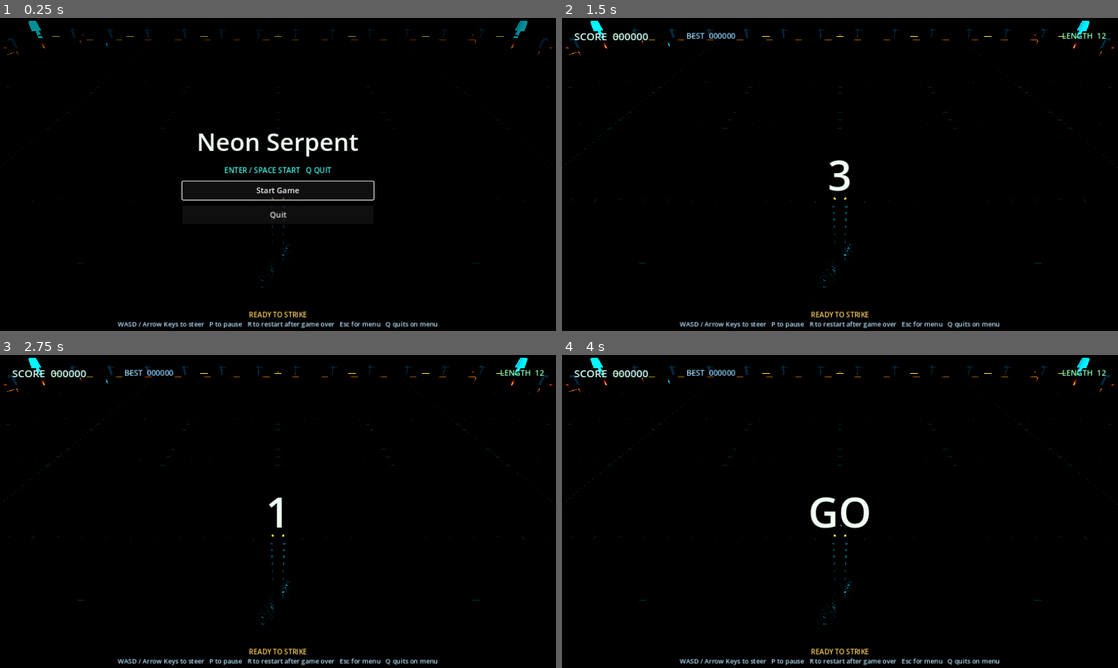
Above: before the commit, frames 1-4 (two rows, left to right).
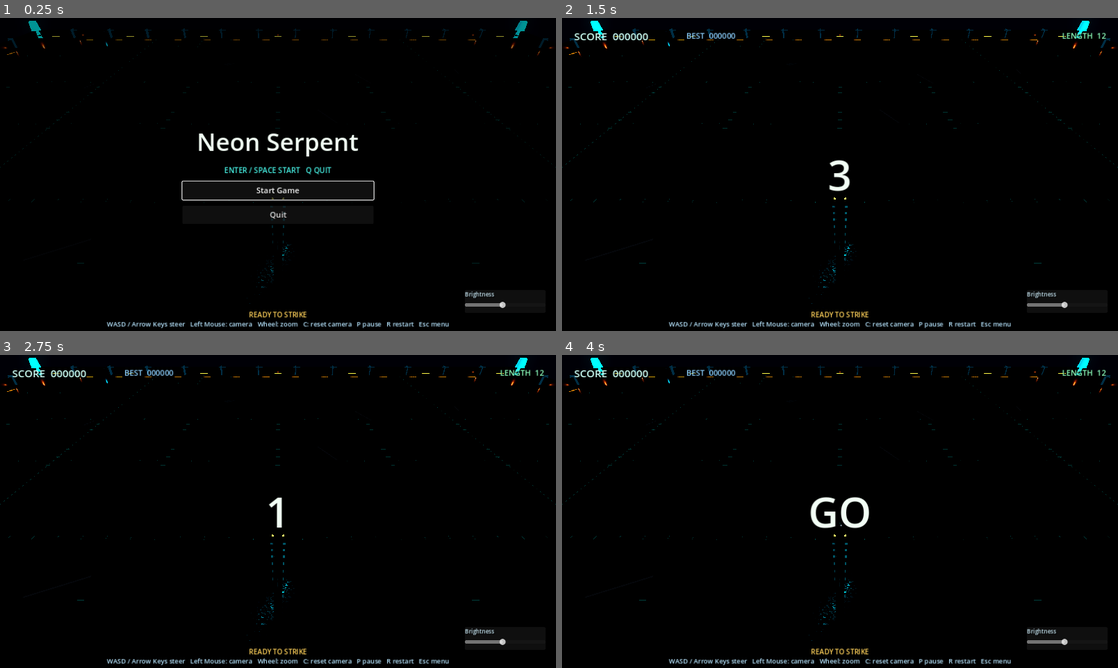
Above: after the commit, the same moments.

Repository: Ken8675309/snake_2026
Game: Godot game, scene res://scenes/Main.tscn
Two runs of this game, one before a commit and one after it. Both use one fixed random seed, a clock stepped at 60 frames per second and the inputs below.
Inputs (mouse positions are in pixels of both pictures, inside the frame that each line leads up to):
- Up to frame 1 (0.25 s): no input
- Up to frame 2 (1.5 s): click "Start Game" at 0.5 s; tap Enter (menu_accept) at 1.25 s; move the mouse to (962, 158) at 1.27 s; hold D (move_right) from 1.28 s (still down); hold C from 1.28 s (still down); click (962, 158) at 1.42 s
- Up to frame 3 (2.75 s): release D (move_right) at 2 s; release C at 2 s; tap R (restart) at 2 s; drag from (166, 527) to (250, 574) at 2.02 s
- Up to frame 4 (4 s): move the mouse to (895, 442) at 2.77 s; hold D (move_right) 2.78-3.5 s; hold C 2.78-3.5 s; click (895, 442) at 2.92 s; tap Enter (menu_accept) at 3.5 s; drag from (812, 574) to (673, 464) at 3.52 s

The runs differ from the first frame. In frame 1, 0.8% of the frame differs, in the area x 19-91%, y 87-100%; in frame 2, 0.9%; in frame 3, 0.9%; in frame 4, 0.9%, in the area x 1-91%, y 6-100%.

Commit message:
Add brightness control and mouse camera controls

Diff:
--- a/scripts/arena_builder.gd
+++ b/scripts/arena_builder.gd
@@ -12,6 +12,7 @@
 @export var panel_step: float = 8.0
 @export var accent_spacing: float = 8.0
 @export var floor_plate_step: float = 13.0
+@export var default_brightness: float = 1.2
 
 var floor_material: StandardMaterial3D
 var floor_plate_material: StandardMaterial3D
@@ -25,6 +26,7 @@
 var rubber_material: StandardMaterial3D
 var bolt_material: StandardMaterial3D
 var vent_material: StandardMaterial3D
+var _environment: Environment
 
 
 func _ready() -> void:
@@ -46,6 +48,15 @@
 	return Vector3(randf_range(-usable, usable), 0.48, randf_range(-usable, usable))
 
 
+func set_brightness(value: float) -> void:
+	default_brightness = clampf(value, 0.5, 2.0)
+	if _environment == null:
+		return
+	_environment.tonemap_exposure = 1.2 * default_brightness
+	_environment.ambient_light_energy = 0.34 * default_brightness
+	_environment.glow_intensity = 0.34 + default_brightness * 0.18
+
+
 func _clear_children() -> void:
 	for child in get_children():
 		child.queue_free()
@@ -53,19 +64,19 @@
 
 func _build_materials() -> void:
 	floor_material = StandardMaterial3D.new()
-	floor_material.albedo_color = Color(0.011, 0.012, 0.014, 1.0)
+	floor_material.albedo_color = Color(0.024, 0.026, 0.029, 1.0)
 	floor_material.metallic = 0.9
 	floor_material.roughness = 0.13
 	floor_material.emission_enabled = true
-	floor_material.emission = Color(0.0, 0.006, 0.012)
-	floor_material.emission_energy_multiplier = 0.08
+	floor_material.emission = Color(0.006, 0.008, 0.011)
+	floor_material.emission_energy_multiplier = 0.12
 	floor_material.normal_enabled = true
 	floor_material.normal_scale = 0.22
 	floor_material.normal_texture = _make_noise_texture(0.18, 5)
 	floor_material.roughness_texture = _make_noise_texture(0.075, 6)
 
 	floor_plate_material = StandardMaterial3D.new()
-	floor_plate_material.albedo_color = Color(0.022, 0.025, 0.028, 1.0)
+	floor_plate_material.albedo_color = Color(0.036, 0.039, 0.043, 1.0)
 	floor_plate_material.metallic = 0.86
 	floor_plate_material.roughness = 0.18
 	floor_plate_material.normal_enabled = true
@@ -150,13 +161,13 @@
 	environment.name = "CinematicEnvironment"
 	var env := Environment.new()
 	env.background_mode = Environment.BG_COLOR
-	env.background_color = Color(0.001, 0.002, 0.004)
+	env.background_color = Color(0.004, 0.006, 0.011)
 	env.ambient_light_source = Environment.AMBIENT_SOURCE_COLOR
-	env.ambient_light_color = Color(0.012, 0.018, 0.026)
-	env.ambient_light_energy = 0.24
+	env.ambient_light_color = Color(0.045, 0.052, 0.062)
+	env.ambient_light_energy = 0.34
 	env.tonemap_mode = Environment.TONE_MAPPER_FILMIC
-	env.tonemap_exposure = 1.18
-	env.tonemap_white = 1.18
+	env.tonemap_exposure = 1.2
+	env.tonemap_white = 1.22
 	env.glow_enabled = true
 	env.glow_intensity = 0.5
 	env.glow_strength = 0.95
@@ -164,6 +175,8 @@
 	env.ssao_enabled = true
 	env.ssao_radius = 3.0
 	env.ssao_intensity = 1.55
+	_environment = env
+	set_brightness(default_brightness)
 	environment.environment = env
 	add_child(environment)
 
@@ -259,7 +272,7 @@
 	var key := DirectionalLight3D.new()
 	key.name = "KeyLight"
 	key.rotation_degrees = Vector3(-58.0, 35.0, 0.0)
-	key.light_energy = 0.42
+	key.light_energy = 0.58
 	key.light_color = Color(0.78, 0.84, 0.95)
 	key.shadow_enabled = true
 	add_child(key)
@@ -268,7 +281,7 @@
 	fill.name = "CenterNeonFill"
 	fill.position = Vector3(0.0, 8.0, 0.0)
 	fill.light_color = Color(0.0, 0.82, 0.95)
-	fill.light_energy = 0.7
+	fill.light_energy = 0.95
 	fill.omni_range = arena_half_extent * 0.65
 	add_child(fill)
 
--- a/scripts/camera_controller.gd
+++ b/scripts/camera_controller.gd
@@ -9,6 +9,12 @@
 @export var zoom_speed_influence: float = 1.2
 @export var shake_decay: float = 7.5
 @export var target_lag: float = 5.0
+@export var mouse_sensitivity: float = 0.008
+@export var wheel_zoom_step: float = 1.8
+@export var min_zoom_distance: float = 10.0
+@export var max_zoom_distance: float = 42.0
+@export var min_pitch_degrees: float = 24.0
+@export var max_pitch_degrees: float = 68.0
 
 var target: Node3D
 var _camera: Camera3D
@@ -17,9 +23,14 @@
 var _last_target_position: Vector3 = Vector3.ZERO
 var _smoothed_target_position: Vector3 = Vector3.ZERO
 var _target_speed: float = 0.0
+var _orbit_yaw: float = 0.0
+var _orbit_pitch: float = 0.0
+var _orbit_distance: float = 0.0
+var _dragging_camera: bool = false
 
 
 func _ready() -> void:
+	_reset_orbit_values()
 	_camera = Camera3D.new()
 	_camera.name = "GameCamera"
 	_camera.current = true
@@ -29,16 +40,37 @@
 	add_child(_camera)
 
 
+func _unhandled_input(event: InputEvent) -> void:
+	if event is InputEventMouseButton:
+		var mouse_button := event as InputEventMouseButton
+		if mouse_button.button_index == MOUSE_BUTTON_LEFT:
+			_dragging_camera = mouse_button.pressed
+		elif mouse_button.pressed and mouse_button.button_index == MOUSE_BUTTON_WHEEL_UP:
+			_orbit_distance = clampf(_orbit_distance - wheel_zoom_step, min_zoom_distance, max_zoom_distance)
+		elif mouse_button.pressed and mouse_button.button_index == MOUSE_BUTTON_WHEEL_DOWN:
+			_orbit_distance = clampf(_orbit_distance + wheel_zoom_step, min_zoom_distance, max_zoom_distance)
+	elif event is InputEventMouseMotion and _dragging_camera:
+		var motion := event as InputEventMouseMotion
+		_orbit_yaw -= motion.relative.x * mouse_sensitivity
+		_orbit_pitch = clampf(
+			_orbit_pitch - motion.relative.y * mouse_sensitivity,
+			deg_to_rad(min_pitch_degrees),
+			deg_to_rad(max_pitch_degrees)
+		)
+
+
 func _process(delta: float) -> void:
 	if target == null:
 		return
+	if Input.is_key_pressed(KEY_C):
+		_reset_orbit_values()
 
 	var target_position := _get_target_position()
 	_target_speed = lerpf(_target_speed, target_position.distance_to(_last_target_position) / maxf(delta, 0.001), 0.12)
 	_last_target_position = target_position
 	_smoothed_target_position = _smoothed_target_position.lerp(target_position, clampf(target_lag * delta, 0.0, 1.0))
 
-	var desired_offset := Vector3(0.0, follow_height, follow_distance)
+	var desired_offset := _get_orbit_offset()
 	var desired_position := _smoothed_target_position + desired_offset
 	global_position = global_position.lerp(desired_position, clampf(smoothness * delta, 0.0, 1.0))
 
@@ -69,7 +101,8 @@
 	_smoothed_target_position = _last_target_position
 	_target_speed = 0.0
 	_shake_strength = 0.0
-	global_position = _last_target_position + Vector3(0.0, follow_height, follow_distance)
+	_reset_orbit_values()
+	global_position = _last_target_position + _get_orbit_offset()
 	if _camera != null:
 		_camera.position = Vector3.ZERO
 		_camera.fov = base_fov
@@ -92,3 +125,18 @@
 	if target.has_method("get_direction"):
 		return target.get_direction()
 	return -target.global_transform.basis.z
+
+
+func _reset_orbit_values() -> void:
+	_orbit_yaw = 0.0
+	_orbit_distance = clampf(sqrt(follow_distance * follow_distance + follow_height * follow_height), min_zoom_distance, max_zoom_distance)
+	_orbit_pitch = clampf(atan2(follow_height, follow_distance), deg_to_rad(min_pitch_degrees), deg_to_rad(max_pitch_degrees))
+
+
+func _get_orbit_offset() -> Vector3:
+	var horizontal := cos(_orbit_pitch) * _orbit_distance
+	return Vector3(
+		sin(_orbit_yaw) * horizontal,
+		sin(_orbit_pitch) * _orbit_distance,
+		cos(_orbit_yaw) * horizontal
+	)
--- a/scripts/game_manager.gd
+++ b/scripts/game_manager.gd
@@ -6,6 +6,7 @@
 signal countdown_changed(text: String)
 
 const SAVE_PATH := "user://neon_serpent.cfg"
+const DEFAULT_BRIGHTNESS := 1.2
 const START_POSITION := Vector3.ZERO
 const COUNTDOWN_SECONDS := 3.0
 const GO_SECONDS := 0.65
@@ -33,6 +34,7 @@
 var high_score: int = 0
 var state: GameState = GameState.MENU
 var run_time: float = 0.0
+var brightness: float = DEFAULT_BRIGHTNESS
 
 var _rng := RandomNumberGenerator.new()
 var _next_power_up_time: float = 8.0
@@ -168,6 +170,7 @@
 func _create_core_systems() -> void:
 	arena = ArenaBuilderScript.new()
 	arena.name = "ArenaBuilder"
+	arena.default_brightness = brightness
 	add_child(arena)
 
 	snake = SnakeControllerScript.new()
@@ -192,6 +195,13 @@
 	audio_manager = AudioManagerScript.new()
 	audio_manager.name = "AudioManager"
 	add_child(audio_manager)
+
+
+func set_brightness(value: float) -> void:
+	brightness = clampf(value, 0.5, 2.0)
+	if arena != null and arena.has_method("set_brightness"):
+		arena.set_brightness(brightness)
+	_save_settings()
 
 
 func _check_food_collection() -> void:
@@ -445,11 +455,18 @@
 	var config := ConfigFile.new()
 	if config.load(SAVE_PATH) == OK:
 		high_score = int(config.get_value("scores", "high_score", 0))
+		brightness = clampf(float(config.get_value("settings", "brightness", DEFAULT_BRIGHTNESS)), 0.5, 2.0)
 
 
 func _save_high_score() -> void:
+	_save_settings()
+
+
+func _save_settings() -> void:
 	var config := ConfigFile.new()
+	config.load(SAVE_PATH)
 	config.set_value("scores", "high_score", high_score)
+	config.set_value("settings", "brightness", brightness)
 	config.save(SAVE_PATH)
 
 
--- a/scripts/ui_manager.gd
+++ b/scripts/ui_manager.gd
@@ -11,6 +11,7 @@
 var _state_subtitle: Label
 var _countdown_label: Label
 var _controls_label: Label
+var _brightness_slider: HSlider
 var _vignette: ColorRect
 var _top_bar: HBoxContainer
 var _menu_root: Control
@@ -46,6 +47,8 @@
 	game_manager.countdown_changed.connect(_on_countdown_changed)
 	_start_button.pressed.connect(game_manager.request_start_game)
 	_quit_button.pressed.connect(game_manager.request_quit)
+	_brightness_slider.value = game_manager.brightness
+	_brightness_slider.value_changed.connect(_on_brightness_changed)
 	_on_score_changed(game_manager.score, game_manager.high_score)
 	_on_state_changed("MENU")
 
@@ -95,6 +98,11 @@
 	_countdown_label.visible = not text.is_empty()
 
 
+func _on_brightness_changed(value: float) -> void:
+	if game_manager != null and game_manager.has_method("set_brightness"):
+		game_manager.set_brightness(value)
+
+
 func _get_status_line() -> String:
 	if game_manager == null:
 		return "READY TO STRIKE"
@@ -166,8 +174,10 @@
 	_controls_label.offset_top = -28.0
 	_controls_label.offset_bottom = -4.0
 	_controls_label.horizontal_alignment = HORIZONTAL_ALIGNMENT_CENTER
-	_controls_label.text = "WASD / Arrow Keys to steer   P to pause   R to restart after game over   Esc for menu   Q quits on menu"
+	_controls_label.text = "WASD / Arrow Keys steer   Left Mouse: camera   Wheel: zoom   C: reset camera   P pause   R restart   Esc menu"
 	root.add_child(_controls_label)
+
+	_build_brightness_control(root)
 
 	_countdown_label = _make_label(96, Color(0.95, 1.0, 0.96))
 	_countdown_label.name = "CountdownLabel"
@@ -215,6 +225,36 @@
 	return label
 
 
+func _build_brightness_control(root: Control) -> void:
+	var panel := PanelContainer.new()
+	panel.name = "BrightnessControl"
+	panel.set_anchors_preset(Control.PRESET_BOTTOM_RIGHT)
+	panel.offset_left = -210.0
+	panel.offset_top = -94.0
+	panel.offset_right = -24.0
+	panel.offset_bottom = -42.0
+	panel.mouse_filter = Control.MOUSE_FILTER_STOP
+	root.add_child(panel)
+
+	var box := VBoxContainer.new()
+	box.add_theme_constant_override("separation", 4)
+	panel.add_child(box)
+
+	var label := _make_label(13, Color(0.78, 0.9, 0.95))
+	label.text = "Brightness"
+	box.add_child(label)
+
+	_brightness_slider = HSlider.new()
+	_brightness_slider.min_value = 0.5
+	_brightness_slider.max_value = 2.0
+	_brightness_slider.step = 0.01
+	_brightness_slider.value = 1.2
+	_brightness_slider.custom_minimum_size = Vector2(164.0, 20.0)
+	_brightness_slider.focus_mode = Control.FOCUS_NONE
+	_brightness_slider.mouse_filter = Control.MOUSE_FILTER_STOP
+	box.add_child(_brightness_slider)
+
+
 func _build_menu(root: Control) -> void:
 	_menu_root = Control.new()
 	_menu_root.name = "MainMenu"
